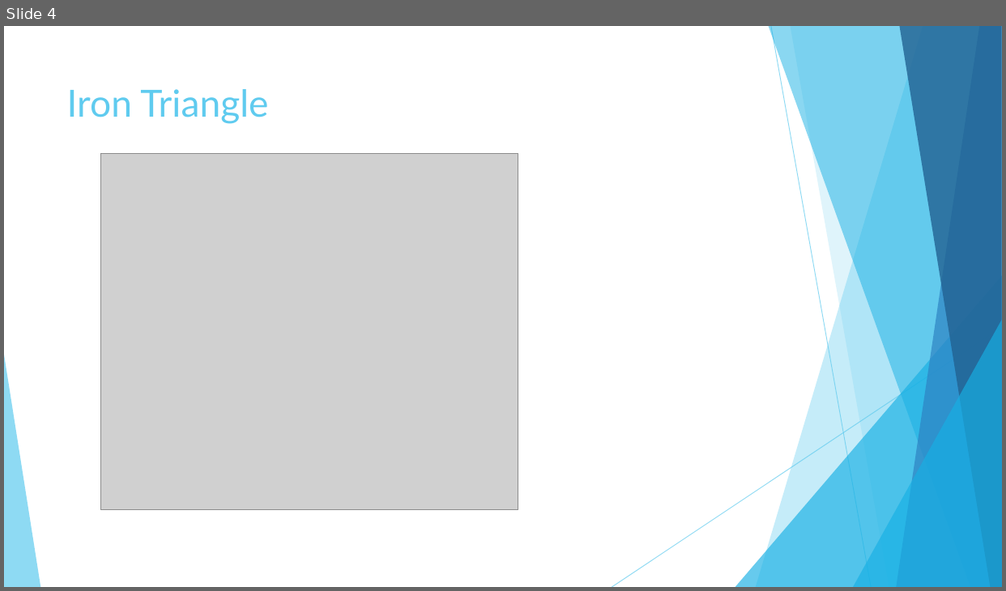
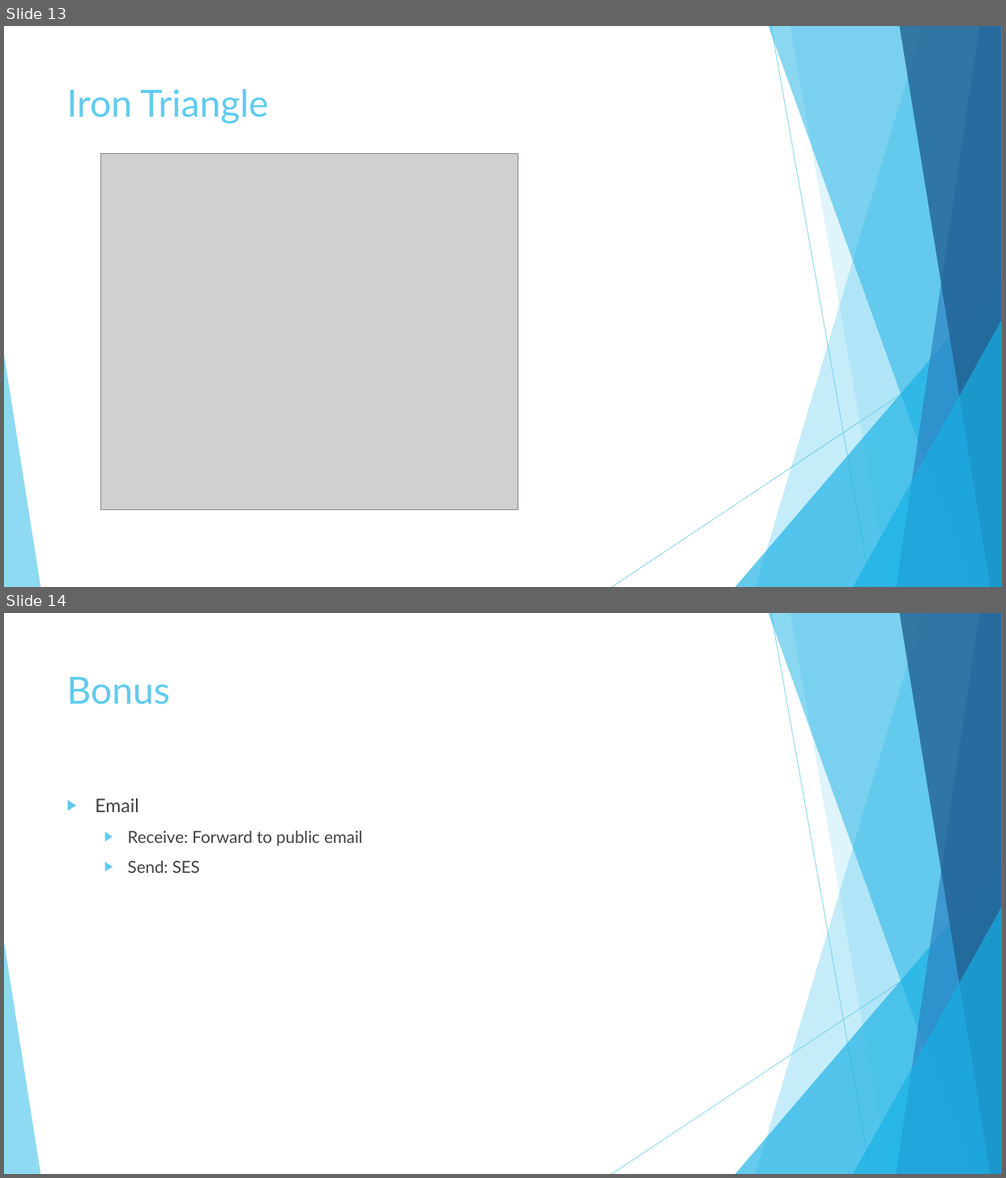
Before and after one commit to nik-yo/PennyWebHosting, a slide deck: slides/Penny Web Hosting in AWS.pptx. Shown one above the other, each under a label of ours: slide 4 before the commit, slides 13 and 14 after it. The pictures are 1006x591 and 1006x1178 pixels, drawn with LibreOffice and Linux fonts; fonts in the diff are those of the drawing; grey boxes stand for pictures. Boxes give left, top, right and bottom in pixels: in the first picture for what was removed or moved away, otherwise in the second. Text is boxed around its words. In the diff, an @@ line names an element or a change of style, - is before the commit and + after.

```diff
--- a/slides/Penny Web Hosting in AWS.pptx
+++ b/slides/Penny Web Hosting in AWS.pptx
@@ slide 14 added at <box>4,613,1002,1174</box>, background #FFFFFF; not listed: 10 template elements that a slide beside it also shows @@
@@ title added at <box>67,677,170,705</box>, 36 pt, text #5FCBEF @@
+Bonus
@@ text added at <box>95,798,363,873</box>, 16 pt, text #404040 @@
+▶ Email
+  ▶ Receive: Forward to public email
+  ▶ Send: SES
@@ what was slide 4 is now slide 13 @@
```
Also in this commit, not shown: 4 slides changed, 1 other file.
